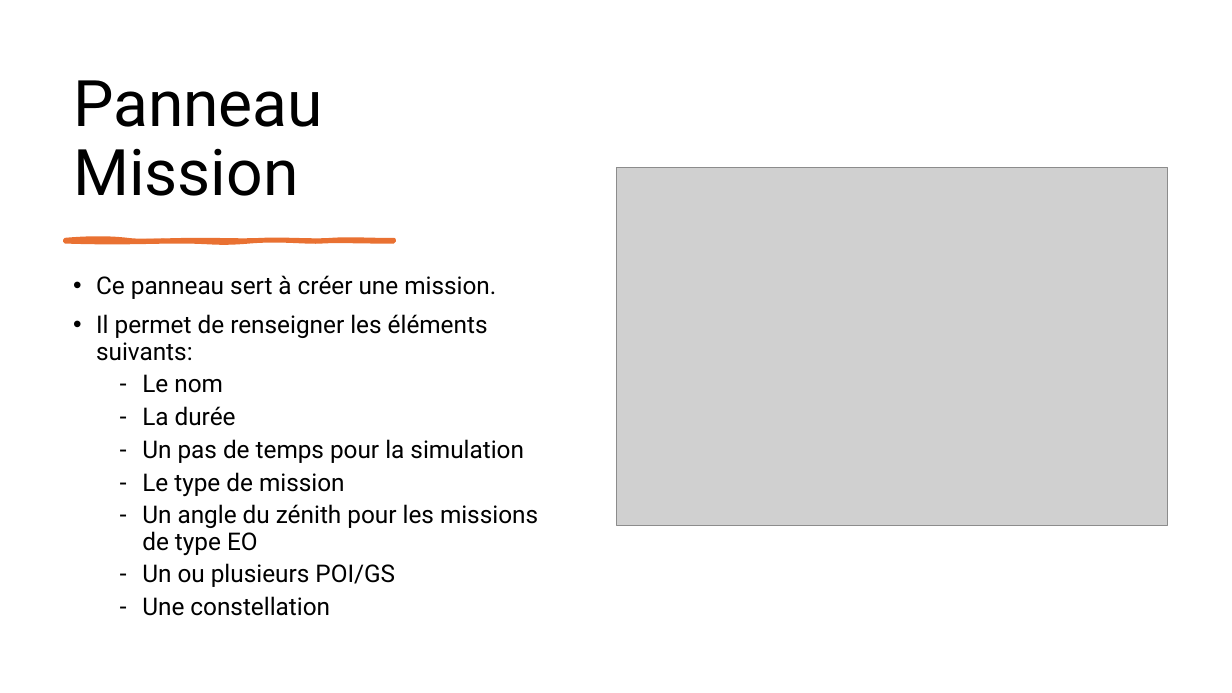
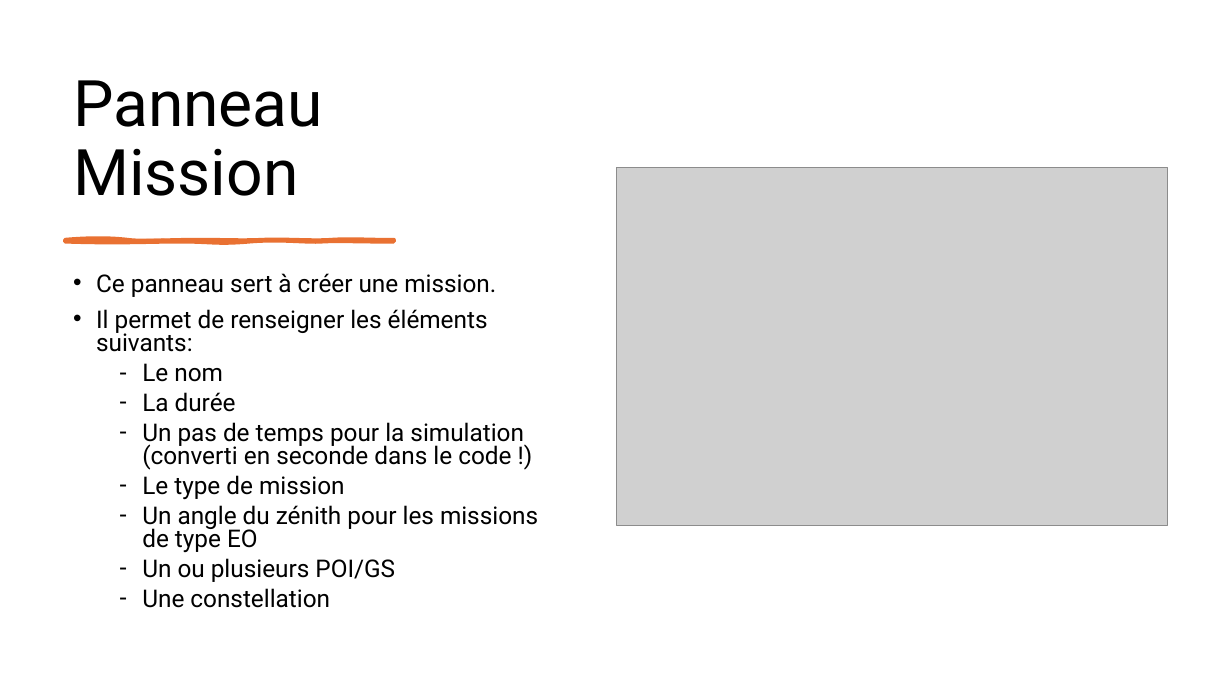
Before and after one commit to leoid3/EO_Tools, a slide deck: slide 7 of User guide.pptx. Drawn at 1232x693 pixels with LibreOffice and Linux fonts; fonts in the diff are those of the drawing; grey boxes stand for pictures. Boxes give left, top, right and bottom in pixels: in the first picture for what was removed or moved away, otherwise in the second. Text is boxed around its words. In the diff, an @@ line names an element or a change of style, - is before the commit and + after.

```diff
--- a/User guide.pptx
+++ b/User guide.pptx
@@ text at (96,273,538,608): line spacing 0.9 to 0.8 @@
@@ text at (142,422,524,470): text changed @@
-  – Un pas de temps pour la simulation
+  – Un pas de temps pour la simulation (converti en seconde dans le code !)
```
Also in this commit, not shown: 4 other slides changed, 3 slides added, 1 slide removed, 20 other files.
